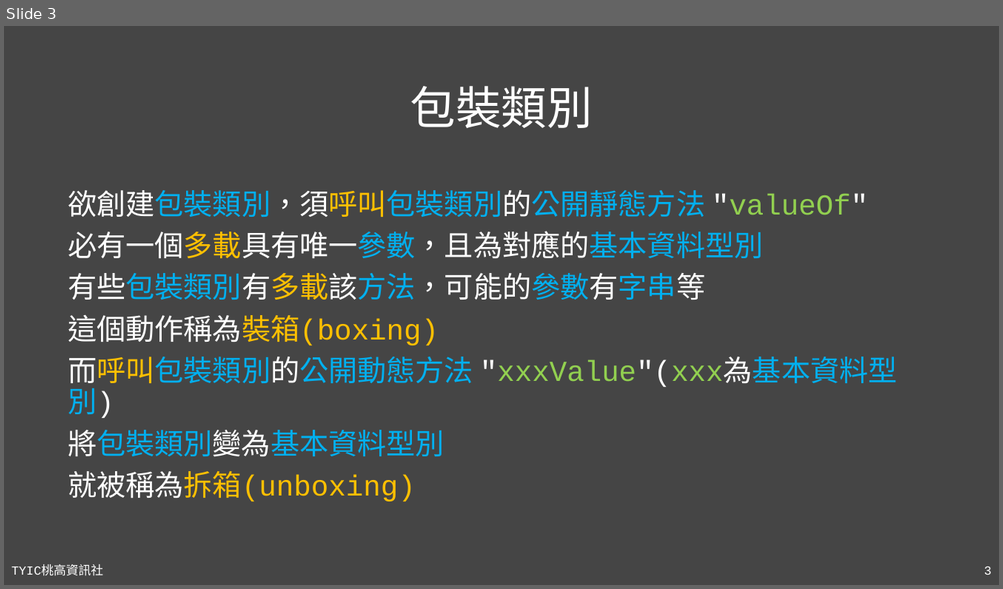
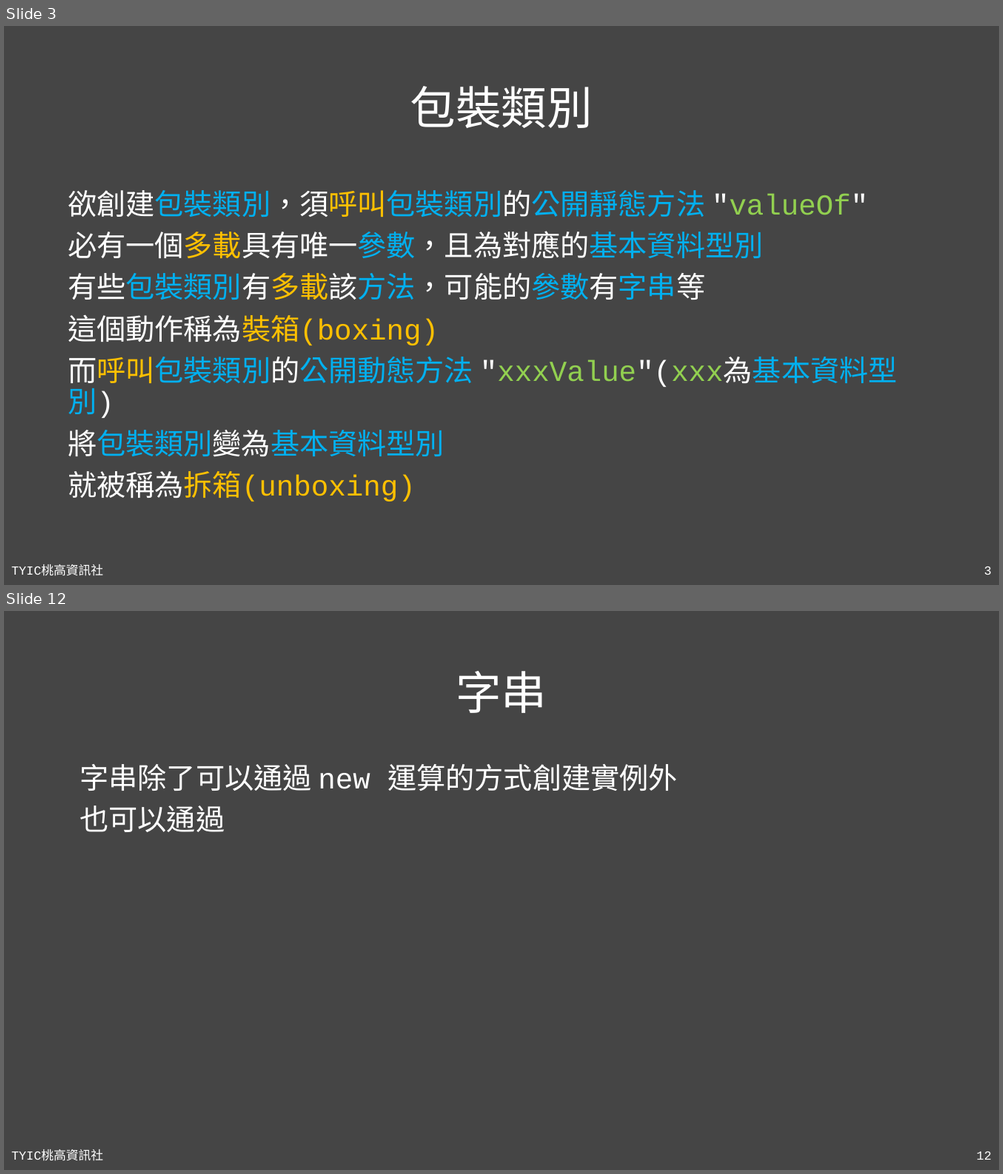
Before and after one commit to TYSHIC/slides, a slide deck: powerpoint/10_包裝類別與工具類別(1).pptx. Shown one above the other, each under a label of ours: slide 3 before the commit, slides 3 and 12 after it; the slides between them are not shown. The pictures are 1003x589 and 1003x1174 pixels, drawn with LibreOffice and Linux fonts; fonts in the diff are those of the drawing. Boxes give left, top, right and bottom in pixels: in the first picture for what was removed or moved away, otherwise in the second. Text is boxed around its words. In the diff, an @@ line names an element or a change of style, - is before the commit and + after.

```diff
--- a/powerpoint/10_包裝類別與工具類別(1).pptx
+++ b/powerpoint/10_包裝類別與工具類別(1).pptx
@@ slide 12 added at bbox=[4, 611, 999, 1170], background #454545; not listed: 2 template elements that a slide beside it also shows @@
@@ title added at bbox=[455, 671, 546, 713], 44 pt, text #FFFFFF @@
+字串
@@ text added at bbox=[79, 764, 677, 832], 28 pt, text #FFFFFF @@
+字串除了可以通過 new 運算的方式創建實例外
+也可以通過
```
Also in this commit, not shown: 2 slides changed, 6 other slides added, 7 other files.
